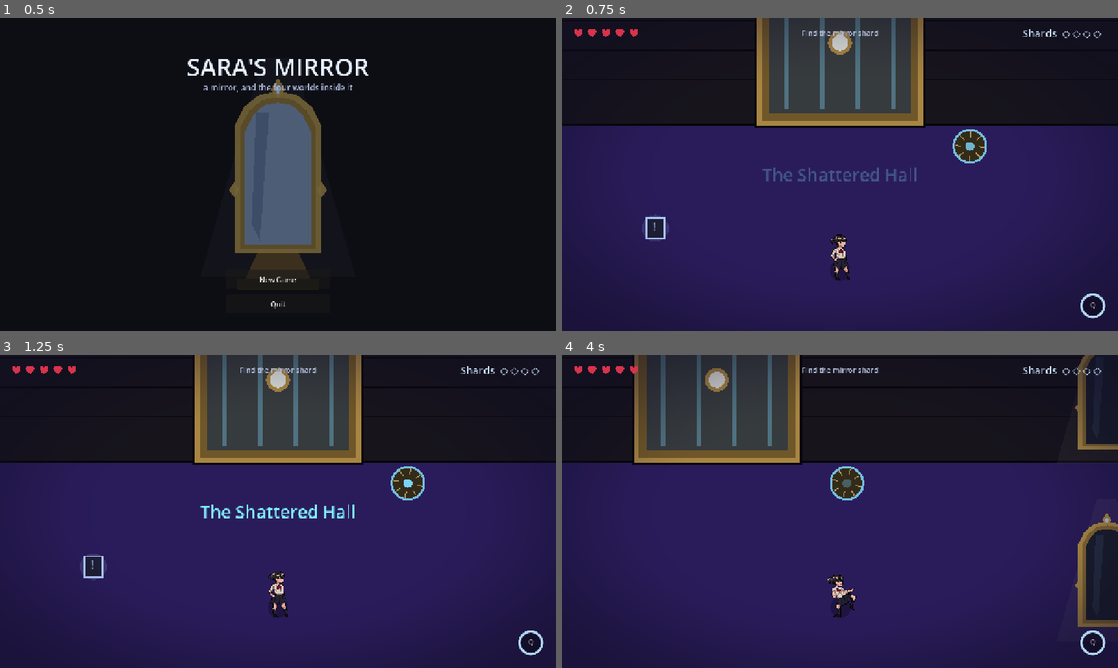
Above: before the commit, frames 1-4 (two rows, left to right).
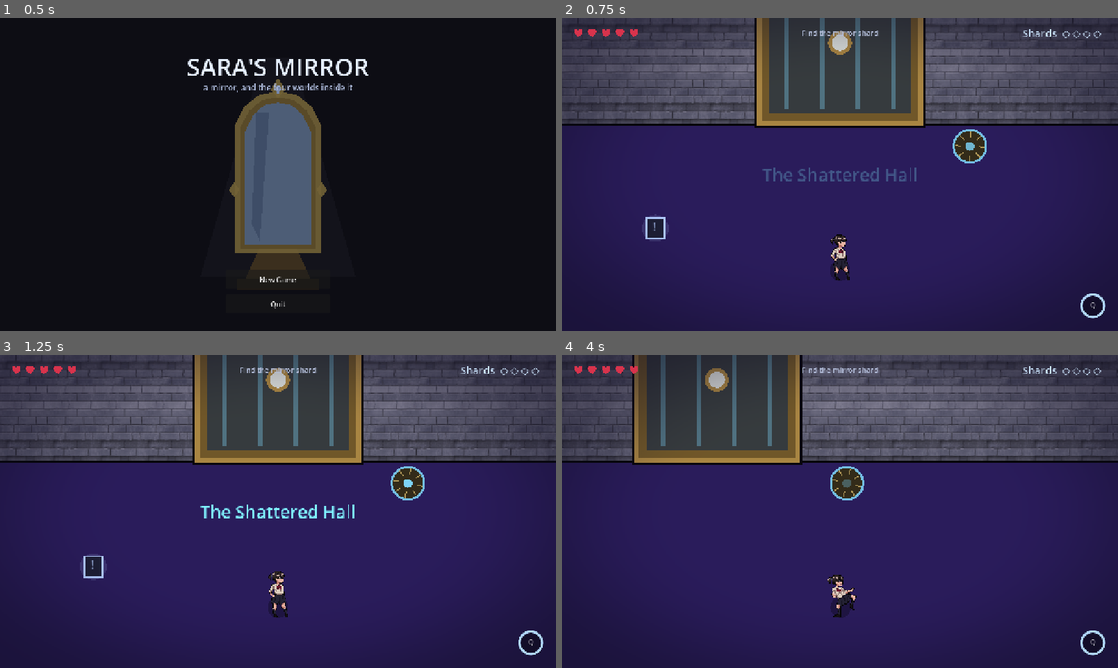
Above: after the commit, the same moments.

Repository: Abdulla5w5/saras-mirror
Game: Godot game, scene res://ui/MainMenu.tscn
The game is run twice, just before and just after one commit, with the same random seed, the same clock (stepped at 60 frames per second) and the same inputs.
Inputs (mouse positions are in pixels of both pictures, inside the frame that each line leads up to):
- Up to frame 1 (0.5 s): no input
- Up to frame 2 (0.75 s): click "New Game" at 0.5 s
- Up to frame 3 (1.25 s): no input
- Up to frame 4 (4 s): move the mouse to (962, 495) at 1.27 s; hold D (move_right) 1.28-2 s; tap J (attack) at 1.35 s; click (962, 495) at 1.42 s; drag from (728, 527) to (645, 564) at 2.02 s; move the mouse to (895, 442) at 2.77 s; hold D (move_right) 2.78-3.5 s; tap E (interact) at 2.85 s; drag from (812, 574) to (673, 464) at 3.52 s

Frame 1 is identical in both runs. In frame 2, 23% of the frame differs, in the area x 0-100%, y 0-34%; in frame 3, 23%; in frame 4, 24%, in the area x 0-100%, y 0-87%.

Commit message:
Real brick walls; move decor mirrors off the gates onto the back wall
Boundary walls now use a tiled Kenney brick texture instead of flat hatching.
Decor mirrors are hung only on the far wall, clear of the gate corridors.

Co-Authored-By: Claude Opus 4.8 <noreply@anthropic.com>

Diff:
--- a/entities/props/Wall.gd
+++ b/entities/props/Wall.gd
@@ -6,12 +6,16 @@
 ## IllusionWall, so players learn "shiny panel = maybe fake, flat stone = just wall".
 
 var wall_size := Vector2(64, 96)
+static var _tex: Texture2D
 
 
 func _ready() -> void:
 	collision_layer = 1
 	collision_mask = 0
 	z_index = 1
+	if _tex == null:
+		_tex = SpriteSheet.load_tex("res://assets/props/wall.png")
+	texture_filter = CanvasItem.TEXTURE_FILTER_LINEAR
 	var col := CollisionShape2D.new()
 	var s := RectangleShape2D.new()
 	s.size = wall_size
@@ -23,11 +27,9 @@
 func _draw() -> void:
 	var w := wall_size.x
 	var h := wall_size.y
-	var top := -h
-	draw_rect(Rect2(-w * 0.5, top, w, h), Color(0.09, 0.08, 0.11))
-	# rough stone seams, cheap static hatching
-	var rows := maxi(int(h / 40.0), 1)
-	for i in rows:
-		var y := top + 40.0 * i
-		draw_line(Vector2(-w * 0.5, y), Vector2(w * 0.5, y), Color(0.03, 0.03, 0.04), 2.0)
-	draw_rect(Rect2(-w * 0.5, top, w, h), Color(0.02, 0.02, 0.03), false, 3.0)
+	var r := Rect2(-w * 0.5, -h, w, h)
+	if _tex:
+		draw_texture_rect(_tex, r, true, Color(0.72, 0.7, 0.78))   # real tiled brick, dimmed to fit
+	else:
+		draw_rect(r, Color(0.12, 0.11, 0.14))
+	draw_rect(r, Color(0.02, 0.02, 0.03), false, 3.0)              # crisp dark edge
--- a/levels/MirrorThrone.gd
+++ b/levels/MirrorThrone.gd
@@ -17,10 +17,9 @@
 	spawn_boundary(Vector2(-600, 0), Vector2(40, 1240))
 	spawn_boundary(Vector2(600, 0), Vector2(40, 1240))
 	spawn_boundary(Vector2(0, -660), Vector2(1200, 40))
-	# mirror-hall decoration along the walls
-	for my in [-360, -80, 200, 480]:
-		spawn_decor_mirror(Vector2(-560, my), 0.4)
-		spawn_decor_mirror(Vector2(560, my), 0.4)
+	# mirror decoration on the far (north) wall, clear of the gates
+	for mx in [-420, -140, 140, 420]:
+		spawn_decor_mirror(Vector2(mx, -610), 0.4)
 	scatter_props("res://assets/props/cursed/",
 		["Veins_shadow2_1.png", "Many_eyes_plant_shadow2_1.png", "Ruins_shadow2_1.png"],
 		8, 5, 460, 560, 560, 0.6, 1.0, Color(0.8, 0.7, 1.0))
--- a/levels/ShatteredHall.gd
+++ b/levels/ShatteredHall.gd
@@ -19,10 +19,9 @@
 	spawn_boundary(Vector2(-560, -60), Vector2(40, 1000))
 	spawn_boundary(Vector2(560, -60), Vector2(40, 1000))
 	spawn_boundary(Vector2(0, -520), Vector2(1120, 40))
-	# hall of mirrors — decoration lining the walls
-	for my in [-380, -120, 140, 380]:
-		spawn_decor_mirror(Vector2(-528, my), 0.4)
-		spawn_decor_mirror(Vector2(528, my), 0.4)
+	# hall of mirrors — hung on the far (north) wall, clear of the gates
+	for mx in [-380, 380]:
+		spawn_decor_mirror(Vector2(mx, -470), 0.42)
 
 	spawn_sign(Vector2(-250, 360), [
 		["Sara", "The mirror pulled me in. This isn't my room."],
Binary file added: assets/props/wall.png
Not shown, added: assets/props/wall.png.import
